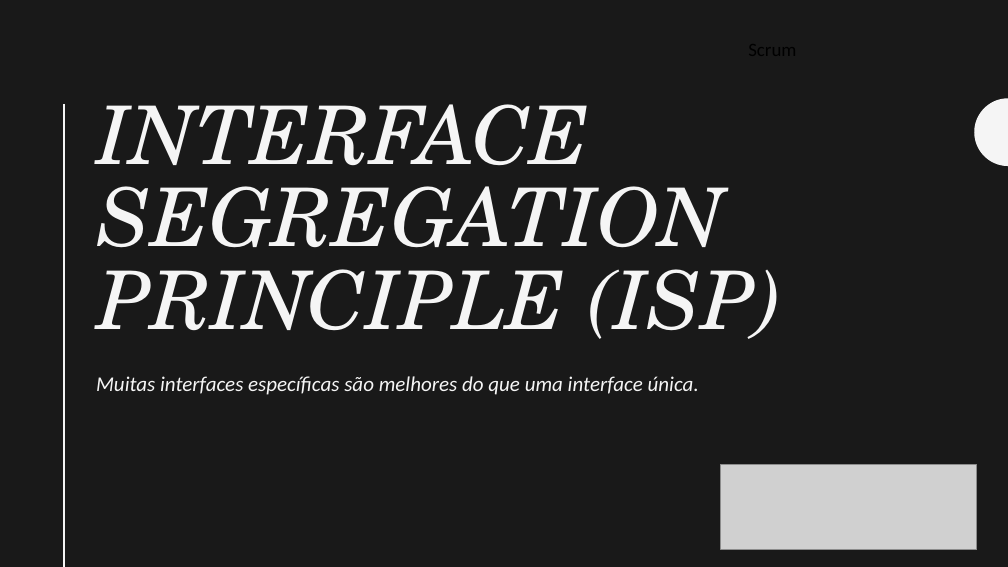
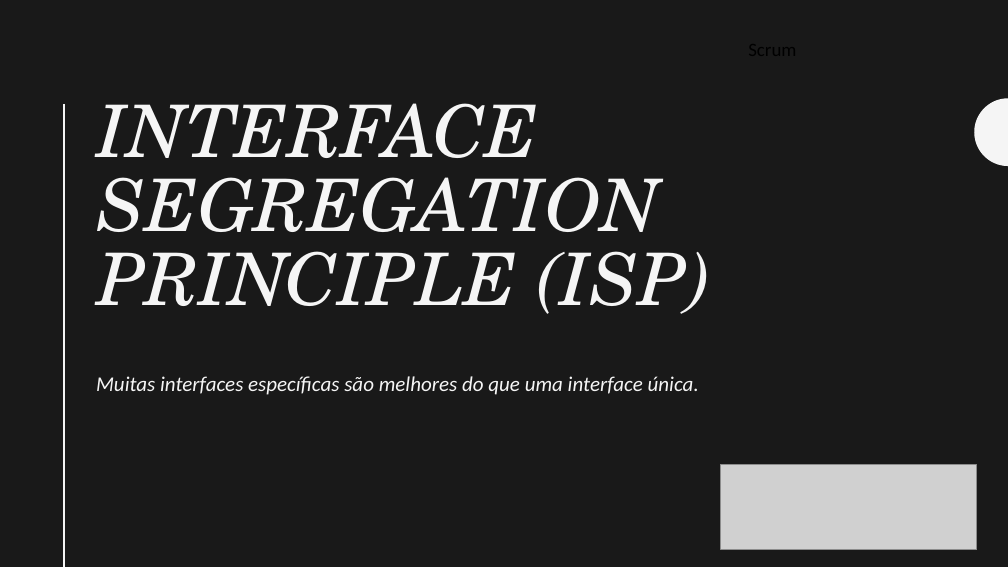
Before and after one commit to wpoPR/Cinq-Solid, a slide deck: slide 8 of apresentacao.pptx. Drawn at 1008x567 pixels with LibreOffice and Linux fonts; fonts in the diff are those of the drawing; grey boxes stand for pictures. Boxes give left, top, right and bottom in pixels: in the first picture for what was removed or moved away, otherwise in the second. Text is boxed around its words. In the diff, an @@ line names an element or a change of style, - is before the commit and + after.

```diff
--- a/apresentacao.pptx
+++ b/apresentacao.pptx
@@ title "INTERFACE SEGREGATION PRINCIPLE (ISP)" at (98, 103, 711, 314): size 77 to 69 pt @@
```
Also in this commit, not shown: 3 other slides changed, 1 slide added, 1 other file.
